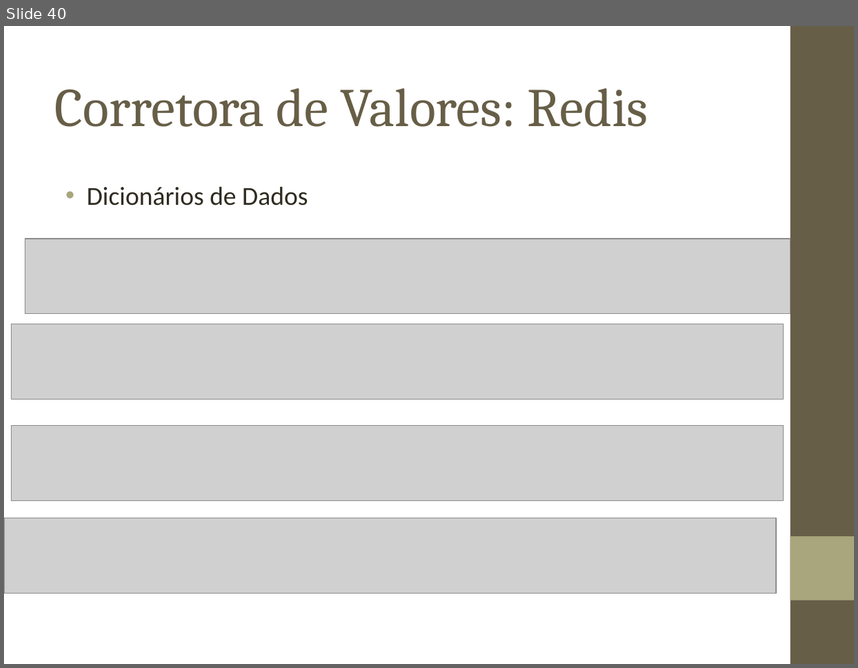
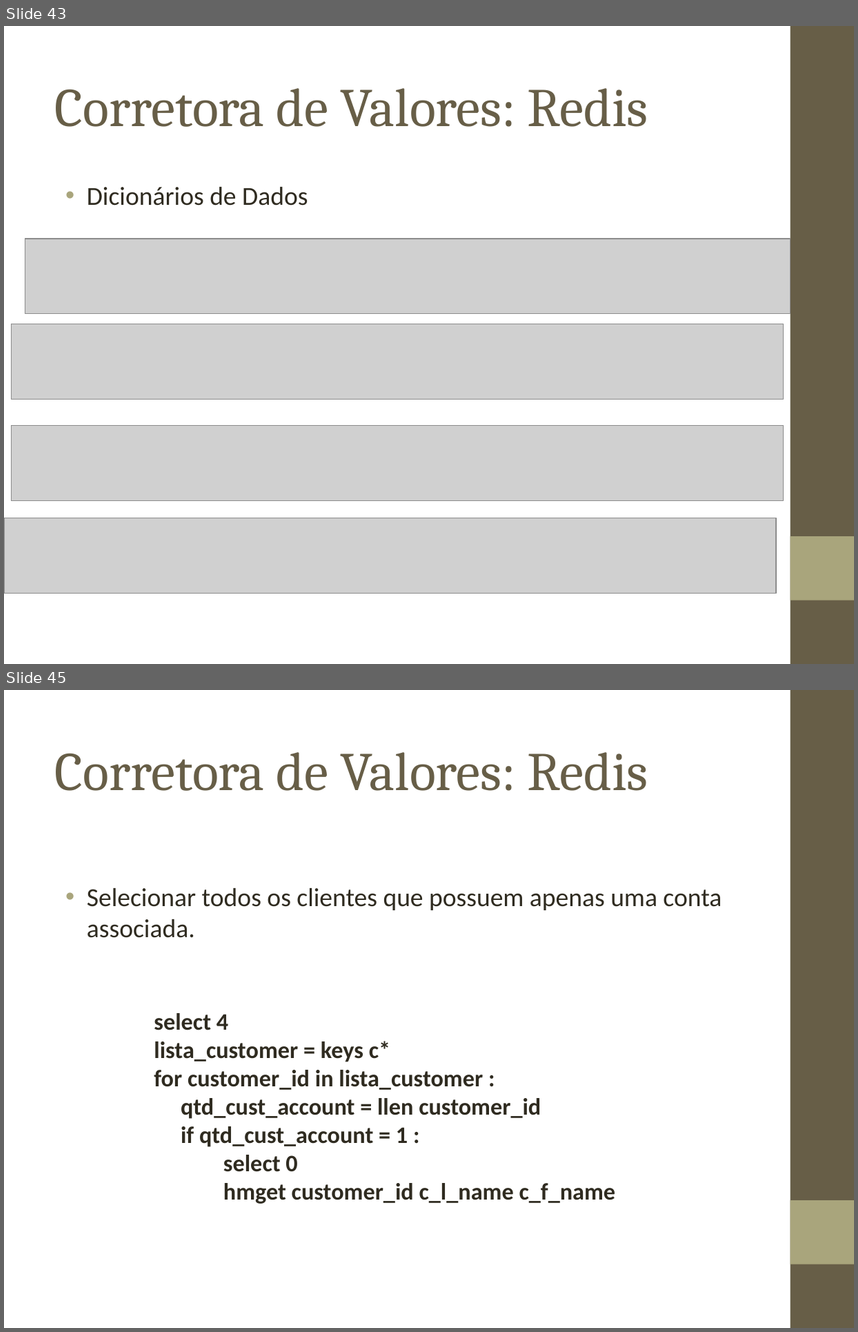
Before and after one commit to biacpaixao/Projeto_Final, a slide deck: apresentacao_projeto_final.ppt. Shown one above the other, each under a label of ours: slide 40 before the commit, slides 43 and 45 after it; the slides between them are not shown. The pictures are 858x668 and 858x1332 pixels, drawn with LibreOffice and Linux fonts; fonts in the diff are those of the drawing; grey boxes stand for pictures; background and template pictures are left out. Boxes give left, top, right and bottom in pixels: in the first picture for what was removed or moved away, otherwise in the second. Text is boxed around its words. In the diff, an @@ line names an element or a change of style, - is before the commit and + after.

```diff
--- a/apresentacao_projeto_final.ppt
+++ b/apresentacao_projeto_final.ppt
@@ slide 45 added at [4,690,854,1328], background picture (left out); not listed: 2 template elements that a slide beside it also shows @@
@@ title added at [55,752,648,791], 46 pt, text #675E47 @@
+Corretora de Valores: Redis
@@ text added at [87,888,722,938], 22 pt, text #2F2B20 @@
+• Selecionar todos os clientes que possuem apenas uma conta associada.
@@ text added at [154,1013,616,1203], 20 pt, text #2F2B20, bold @@
+select 4
+lista_customer = keys c*
+for customer_id in lista_customer :
+qtd_cust_account = llen customer_id
+if qtd_cust_account = 1 :
+select 0
+hmget customer_id c_l_name c_f_name
@@ what was slide 40 is now slide 43 @@
```
Also in this commit, not shown: 5 slides changed, 6 other slides added, 1 slide removed, 4 other files.
